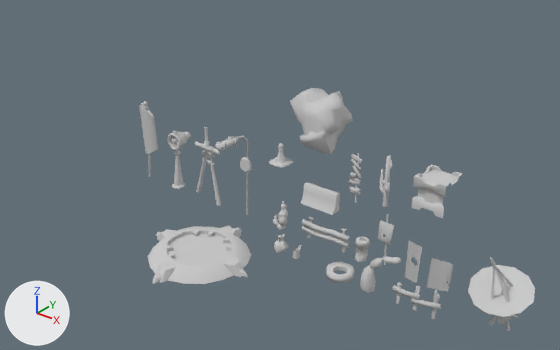
The FBX model Assets/Tokkun/Background/Desert/Props.FBX: old version first, new version second.
Camera for both pictures: a 50 mm camera at (22.5, -28.3, 20.6) aimed at (0.2, -0.4, 3.3). Every picture has the same lights, and +X, +Y and +Z are marked at lower left. Where no turn or scale is listed for an object, it has been applied to the vertices. Vertices at the same position are counted once.

Before the edit, the objects in view are built like this:
```python
me_mesh_012 = bpy.data.meshes.new('Mesh.012')
me_mesh_012.from_pydata(...)  # 74 vertices, 64 faces; spans x -0.79..0.79, y -0.79..0.79, z -0.79..0.79
me_mesh_012.materials.append(mat_propsatlas)  # light grey #cacaca
me_mesh_014 = bpy.data.meshes.new('Mesh.014')
me_mesh_014.from_pydata(...)  # 168 vertices, 299 faces; spans x -1.66..1.26, y -1.3..1.33, z -0.3..2.63
me_mesh_014.materials.append(mat_propsatlas)  # light grey #cacaca
me_mesh_017 = bpy.data.meshes.new('Mesh.017')
me_mesh_017.from_pydata(...)  # 249 vertices, 204 faces; spans x -3.18..3.18, y -3.18..3.18, z -0.23..0.28
me_mesh_017.materials.append(mat_propsatlas)  # light grey #cacaca
ob_crate = bpy.data.objects.new('Crate', me_mesh_012)
ob_crate.location = (8.58, 0.47, 4.72)
ob_jumppad = bpy.data.objects.new('jumpPad', me_mesh_017)
ob_jumppad.location = (-1.43, -4.77, 0.22)
ob_meteor = bpy.data.objects.new('Meteor', me_mesh_014)
ob_meteor.location = (1.87, 0.88, 5.17)
# also in view: 'Cactus_B' at (6.2, -0.1, 4.8); 'Eolienne' at (-7.8, 0.4, 1.8); 'ZipWireAttach' at (-5.4, 0.0, 2.2); 'Tire' at (5.1, -1.9, 0.2); 'Antenne' at (12.6, -0.7, 1.7)
```
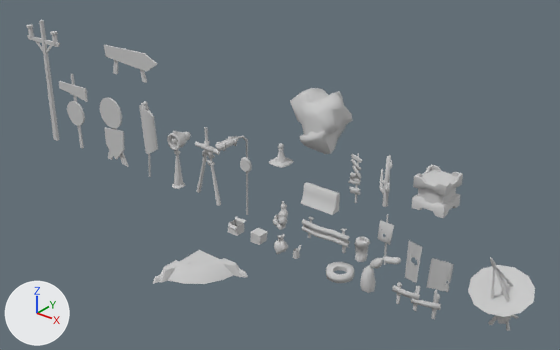
Changed parts and their boxes (x1, y1, x2, y2) in the pictures (560 x 350 px):
'jumpPad', reshaped (8% narrower, 41% shorter)
    before: (148, 226, 251, 284)
    after: (153, 250, 248, 284)
'Crate', reshaped
    before: (411, 164, 462, 218)
    after: (411, 164, 463, 218)
'Sign_E', added
    after: (100, 98, 129, 167)
'ElectricPole', added
    after: (26, 20, 60, 141)
'Sign_Cafe', added
    after: (104, 45, 157, 83)
'Sign_D', added
    after: (59, 74, 88, 149)
'Box_B', added
    after: (228, 217, 246, 236)
'Box_A', added
    after: (251, 228, 268, 245)
part 2 of me_mesh_012, built on
    before: (415, 164, 462, 186)
    after: (414, 164, 463, 218)

What changed in the scene script:
```text
Change me_mesh_012:
    used by ob_crate; location = (8.58, 0.47, 4.72)
    remove me_mesh_012.from_pydata(...)  # 74 vertices, 64 faces; spans x -0.79..0.79, y -0.79..0.79, z -0.79..0.79
    add me_mesh_012.from_pydata(...)  # 168 vertices, 186 faces; spans x -0.79..0.79, y -0.79..0.79, z -0.79..0.79
    me_mesh_012 part 2
    4 vertices move from x -0.79..0.79, y -0.4..0.4, z 0.79 to x -0.79..0.79, y -0.41..0.41, z 0.79
    76 vertices are added at x -0.79..0.79, y -0.66..0.79, z -0.79..0.44
    6 new vertices lie (0.0, 0.0, 0.68) away from vertices in x -0.62..0.62, y -0.21..0.62, z -0.34
    6 new vertices lie (0.0, 0.0, 0.42) away from vertices in x -0.62..0.62, y 0.33..0.62, z -0.21
    6 new vertices lie (0.36, 0.0, 0.0) away from vertices in x -0.79..0.43, y 0.79, z -0.79..0.26
    122 new faces join them
Change me_mesh_017:
    used by ob_jumppad; location = (-1.43, -4.77, 0.22)
    remove me_mesh_017.from_pydata(...)  # 249 vertices, 204 faces; spans x -3.18..3.18, y -3.18..3.18, z -0.23..0.28
    add me_mesh_017.from_pydata(...)  # 76 vertices, 51 faces; spans x 0.0..3.18, y -3.18..0.04, z -0.23..0.28
    me_mesh_017 part 1
    188 vertices are removed from x -3.18..3.18, y -3.18..3.18, z -0.23..0.28
    169 faces are deleted
    15 vertices are added at x 0.0..3.18, y -2.89..0.04, z -0.23..0.28
    16 new faces join them
Add me_mesh_025:
    me_mesh_025.from_pydata(...)  # 40 vertices, 68 faces; spans x -1.16..1.51, y -0.21..0.0, z 0.0..5.03
    me_mesh_025.materials.append(mat_propsatlas)  # light grey #cacaca
Add me_mesh_026:
    me_mesh_026.from_pydata(...)  # 70 vertices, 120 faces; spans x -1.1..0.89, y -0.11..0.13, z -0.07..4.29
    me_mesh_026.materials.append(mat_propsatlas)  # light grey #cacaca
Add me_mesh_024:
    me_mesh_024.from_pydata(...)  # 12 vertices, 7 faces; spans x -0.377..0.377, y -0.393..0.393, z -0.006..0.666
    me_mesh_024.materials.append(mat_propsatlas)  # light grey #cacaca
Add me_mesh_023:
    me_mesh_023.from_pydata([(-0.281, -0.32, -0.002), (-0.31, -0.281, 0.559), (-0.281, 0.281, -0.002), (-0.31, 0.321, 0.559), (0.281, -0.281, -0.002), (0.344, -0.305, 0.559), (0.281, 0.281, -0.002), (0.344, 0.321, 0.559)], [], [(0, 1, 3, 2), (2, 3, 7, 6), (6, 7, 5, 4), (4, 5, 1, 0), (2, 6, 4, 0), (7, 3, 1, 5)])
    me_mesh_023.materials.append(mat_propsatlas)  # light grey #cacaca
Add me_mesh_028:
    me_mesh_028.from_pydata(...)  # 92 vertices, 160 faces; spans x -1.64..1.67, y -0.29..0.08, z -0.05..8.08
    me_mesh_028.materials.append(mat_propsatlas)  # light grey #cacaca
Add me_mesh_027:
    me_mesh_027.from_pydata(...)  # 26 vertices, 40 faces; spans x -2.29..2.13, y -0.1..0.13, z -0.05..1.75
    me_mesh_027.materials.append(mat_propsatlas)  # light grey #cacaca
Add ob_sign_d:
    ob_sign_d = bpy.data.objects.new('Sign_D', me_mesh_025)
    ob_sign_d.location = (-16.94, 0.09, 0.0)
Add ob_sign_e:
    ob_sign_e = bpy.data.objects.new('Sign_E', me_mesh_026)
    ob_sign_e.location = (-13.15, 0.0, 0.0)
Add ob_box_b:
    ob_box_b = bpy.data.objects.new('Box_B', me_mesh_024)
    ob_box_b.location = (-1.53, -1.9, 0.0)
Add ob_box_a:
    ob_box_a = bpy.data.objects.new('Box_A', me_mesh_023)
    ob_box_a.location = (0.01, -1.86, 0.0)
Add ob_electricpole:
    ob_electricpole = bpy.data.objects.new('ElectricPole', me_mesh_028)
    ob_electricpole.location = (-19.18, 0.0, 0.0)
Add ob_sign_cafe:
    ob_sign_cafe = bpy.data.objects.new('Sign_Cafe', me_mesh_027)
    ob_sign_cafe.location = (-10.76, -0.13, 6.04)
```
